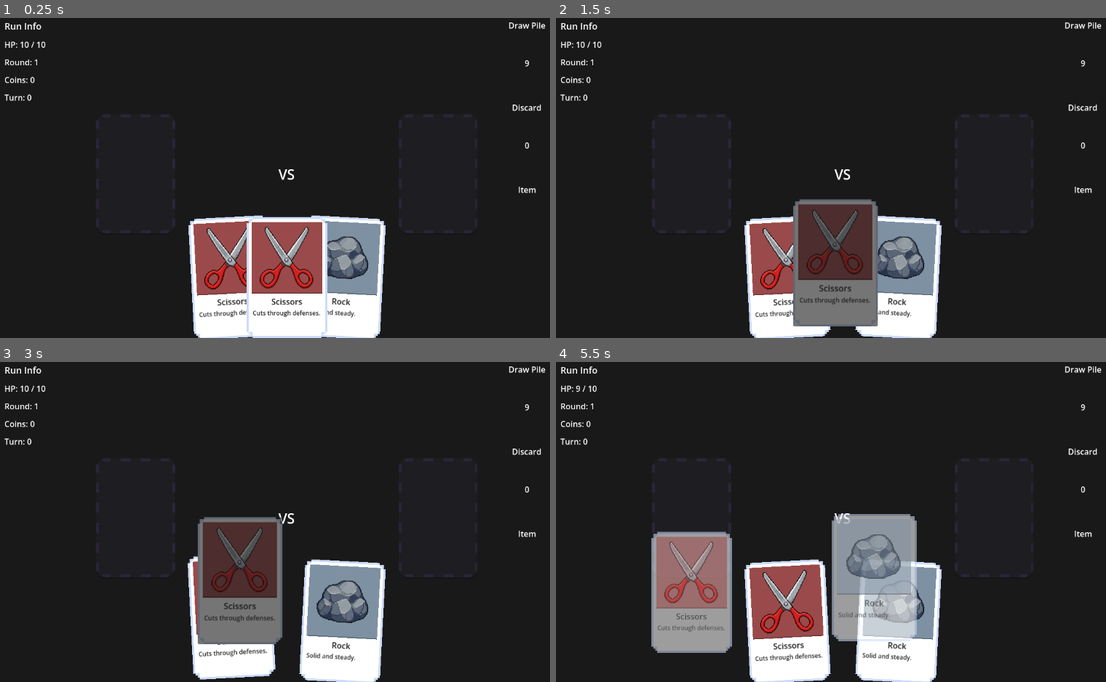
Above: before the commit, frames 1-4 (two rows, left to right).
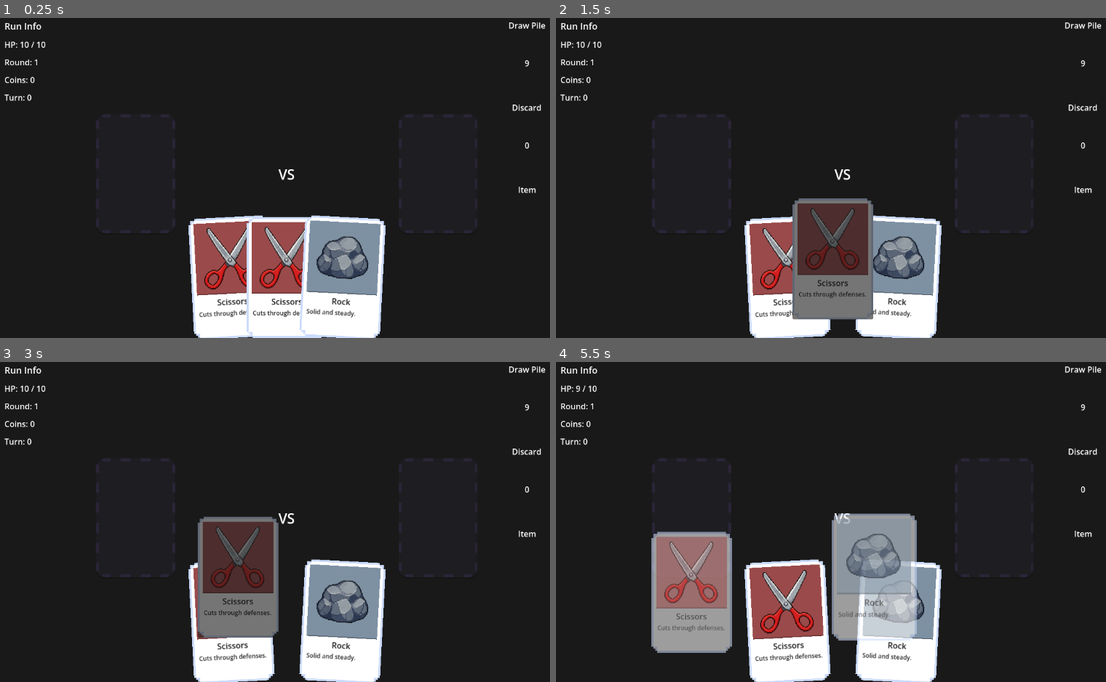
Above: after the commit, the same moments.

Repository: MaulRai/jankpot
Game: Godot game, scene res://scenes/main/Main.tscn
Same seed, same stepped clock (60 frames per second), same inputs: the game is played once before the commit and once after it.
Inputs (mouse positions are in pixels of both pictures, inside the frame that each line leads up to):
- Up to frame 1 (0.25 s): no input
- Up to frame 2 (1.5 s): tap Enter at 0.5 s; drag from (787, 277) to (902, 104) at 0.52 s; drag from (842, 277) to (814, 238) at 1.27 s
- Up to frame 3 (3 s): move the mouse to (341, 621) at 2.02 s; click (341, 621) at 2.17 s; tap Space at 2.75 s; drag from (258, 582) to (110, 470) at 2.77 s
- Up to frame 4 (5.5 s): drag from (693, 522) to (869, 518) at 3.52 s; drag from (693, 534) to (754, 435) at 4.27 s; move the mouse to (996, 518) at 5.02 s; click (996, 518) at 5.17 s

The runs differ from the first frame. In frame 1, 1.2% of the frame differs, in the area x 54-60%, y 62-100%; in frame 2, 2.0%; in frame 3, 2.5%, in the area x 34-52%, y 48-100%; in frame 4, 0.2%.

Commit message:
fix: flickering drag-drop

Diff:
--- a/scripts/game/GameController.gd
+++ b/scripts/game/GameController.gd
@@ -56,17 +56,14 @@
 
 func _snap_card_back(card_view: CardView) -> void:
 	_is_animating = true
-	var target_global: Vector2 = hand_view.global_position + card_view.base_position
-	var tween := create_tween()
-	tween.tween_property(card_view, "global_position", target_global, 0.2).set_ease(Tween.EASE_OUT)
+	card_view.cancel_transform_tween()
+	var tween := create_tween()
+	tween.tween_property(card_view, "position", card_view.base_position, 0.2).set_ease(Tween.EASE_OUT)
 	tween.parallel().tween_property(card_view, "rotation_degrees", card_view.base_rotation_degrees, 0.2)
 
 	await tween.finished
 
-	card_view.top_level = false
-	card_view.position = card_view.base_position
-	card_view.rotation_degrees = card_view.base_rotation_degrees
-	card_view.scale = Vector2(1.0, 1.0)
+	card_view.reset_transform()
 	card_view.z_index = card_view.base_z_index
 	_is_animating = false
 
--- a/scripts/ui/CardSlot.gd
+++ b/scripts/ui/CardSlot.gd
@@ -7,8 +7,8 @@
 func place_card(card_view: CardView) -> void:
 	if card_view.get_parent():
 		card_view.get_parent().remove_child(card_view)
+	card_view.top_level = false
 	card_container.add_child(card_view)
-	card_view.top_level = false
 	card_view.position = Vector2.ZERO
 	card_view.rotation_degrees = 0.0
 	card_view.scale = Vector2(1.0, 1.0)
--- a/scripts/ui/CardView.gd
+++ b/scripts/ui/CardView.gd
@@ -21,6 +21,7 @@
 
 var is_dragging: bool = false
 var drag_offset: Vector2 = Vector2.ZERO
+var transform_tween: Tween
 
 func _ready() -> void:
 	if card_data:
@@ -69,24 +70,27 @@
 		return
 	emit_signal("card_hovered", self)
 	z_index = 100
-	var tween := create_tween()
-	tween.tween_property(self, "position:y", base_position.y - 30, 0.15).set_ease(Tween.EASE_OUT)
-	tween.parallel().tween_property(self, "scale", Vector2(1.05, 1.05), 0.15).set_ease(Tween.EASE_OUT)
+	cancel_transform_tween()
+	transform_tween = create_tween()
+	transform_tween.tween_property(self, "position:y", base_position.y - 30, 0.15).set_ease(Tween.EASE_OUT)
+	transform_tween.parallel().tween_property(self, "scale", Vector2(1.05, 1.05), 0.15).set_ease(Tween.EASE_OUT)
 
 func _on_mouse_exited() -> void:
 	if is_dragging:
 		return
 	emit_signal("card_unhovered", self)
 	z_index = base_z_index
-	var tween := create_tween()
-	tween.tween_property(self, "position:y", base_position.y, 0.15).set_ease(Tween.EASE_OUT)
-	tween.parallel().tween_property(self, "scale", Vector2(1.0, 1.0), 0.15).set_ease(Tween.EASE_OUT)
+	cancel_transform_tween()
+	transform_tween = create_tween()
+	transform_tween.tween_property(self, "position:y", base_position.y, 0.15).set_ease(Tween.EASE_OUT)
+	transform_tween.parallel().tween_property(self, "scale", Vector2(1.0, 1.0), 0.15).set_ease(Tween.EASE_OUT)
 
 func _on_gui_input(event: InputEvent) -> void:
 	if event is InputEventMouseButton and event.button_index == MOUSE_BUTTON_LEFT:
 		if event.pressed:
 			is_dragging = true
-			drag_offset = get_local_mouse_position()
+			cancel_transform_tween()
+			drag_offset = get_global_mouse_position() - global_position
 			z_index = 1000
 			# Reset hover transform for clean drag start
 			scale = Vector2(1.0, 1.0)
@@ -106,6 +110,12 @@
 		global_position = get_global_mouse_position() - drag_offset
 
 func reset_transform() -> void:
+	cancel_transform_tween()
 	position = base_position
 	rotation_degrees = base_rotation_degrees
 	scale = Vector2(1.0, 1.0)
+
+func cancel_transform_tween() -> void:
+	if transform_tween and transform_tween.is_valid():
+		transform_tween.kill()
+	transform_tween = null
--- a/scripts/ui/HandView.gd
+++ b/scripts/ui/HandView.gd
@@ -57,7 +57,8 @@
 		var offset := i - center_index
 		card.base_position = Vector2(start_x + i * spacing, bottom_y)
 		card.base_rotation_degrees = offset * 3.0
-		card.base_z_index = card_views.size() - int(abs(offset))
+		# Cards further to the right are drawn above cards to their left.
+		card.base_z_index = i
 		card.position = card.base_position
 		card.rotation_degrees = card.base_rotation_degrees
 		card.pivot_offset = Vector2(card_width / 2.0, card.size.y / 2.0)
@@ -69,7 +70,7 @@
 		remove_child(card_view)
 
 func _on_card_drag_started(card: CardView) -> void:
-	card.top_level = true
+	card.z_index = 1000
 
 func _on_card_drag_ended(card: CardView) -> void:
 	if card.card_data:
